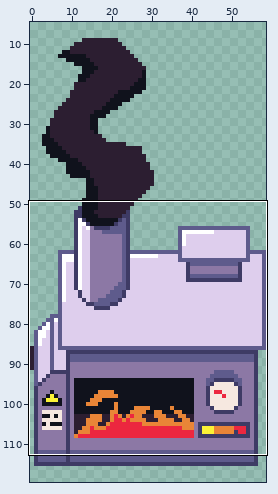
Pixel-art file: Incinerator/Incinerator.aseprite. The picture above shows the old version from afar; the outline marks the close-up.
Close-up. The starting point:
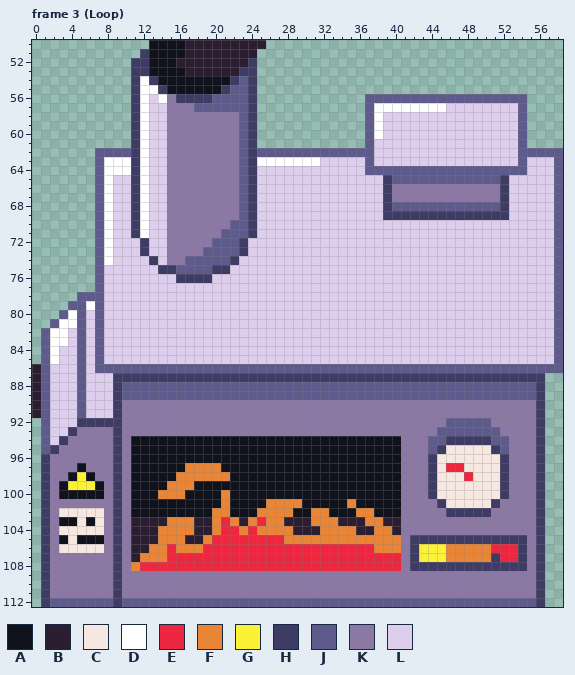
59x124 pixels, 10 frames. Shown: frame 3 (Loop): x 0..58, y 50..112. The wide view leaves out empty margins. The commit also changed other frames or places, which this record leaves out.
Visible layers, top first: "Smoke", "Fire", "Meter", "Dial", "Hatch", "Base".
Palette (. is transparent): A #10121c  B #2c1e31  C #f6e8e0  D #ffffff  E #ec273f  F #e98537  G #fbf236  H #3e3b65  J #5e5b8c  K #8c78a5  L #deceed
Pixels before, frame 3 (Loop) (only the part around the change), first column x 0:
 50 .............AAAABBBBBBBBB.................................
 51 ............HAAAABBBBBBBB..................................
 52 ...........HHAAABBBBBBBBH..................................
 53 ...........HHAAAABBBBBBHH..................................
 54 ...........HDHAAAAAAAAHJH..................................
 55 ...........HDDHAAAAAAHJJH..................................
 56 ...........HDLDKHHHHJJJJH............JJJJJJJJJJJJJJJJJJ....
 57 ...........HDLLKKKJJJJJJH............JDDDDDDDDLLLLLLLLJ....
 58 ...........HDLLKKKKKKKKJH............JDLLLLLLLLLLLLLLLJ....
 59 ...........HDLLKKKKKKKKJH............JDLLLLLLLLLLLLLLLJ....
 60 ...........HDLLKKKKKKKKJH............JDLLLLLLLLLLLLLLLJ....
 61 ...........HDLLKKKKKKKKJH............JLLLLLLLLLLLLLLLLJ....
 62 .......JJJJHDLLKKKKKKKKJHJJJJJJJJJJJJJLLLLLLLLLLLLLLLLJJJJJ
 63 .......JDDDHDLLKKKKKKKKJHDDDDDDDLLLLLJLLLLLLLLLLLLLLLLJLLLJ
 64 .......JDDDHDLLKKKKKKKKJHLLLLLLLLLLLLJJJJJJJJJJJJJJJJJJLLLJ
 65 .......JDLLHDLLKKKKKKKKJHLLLLLLLLLLLLLLHJJJJJJJJJJJJHLLLLLJ
 66 .......JDLLHDLLKKKKKKKKJHLLLLLLLLLLLLLLHKKKKKKKKKKKKHLLLLLJ
 67 .......JDLLHDLLKKKKKKKKJHLLLLLLLLLLLLLLHKKKKKKKKKKKKHLLLLLJ
 68 .......JDLLHDLLKKKKKKKKJHLLLLLLLLLLLLLLHJJJJJJJJJJJJHLLLLLJ
 69 .......JDLLHDLLKKKKKKKKJHLLLLLLLLLLLLLLHHHHHHHHHHHHHHLLLLLJ
 70 .......JDLLHDLLKKKKKKKJJHLLLLLLLLLLLLLLLLLLLLLLLLLLLLLLLLLJ
 71 .......JDLLHDLLKKKKKKJJJHLLLLLLLLLLLLLLLLLLLLLLLLLLLLLLLLLJ
 72 .......JDLLLHLLKKKKKJJJHLLLLLLLLLLLLLLLLLLLLLLLLLLLLLLLLLLJ
 73 .......JDLLLHLLKKKKJJJJHLLLLLLLLLLLLLLLLLLLLLLLLLLLLLLLLLLJ
 74 .......JDLLLLHLKKJJJJJHLLLLLLLLLLLLLLLLLLLLLLLLLLLLLLLLLLLJ
 75 .......JLLLLLLHHJJJJHHLLLLLLLLLLLLLLLLLLLLLLLLLLLLLLLLLLLLJ
 76 .......JLLLLLLLLHHHHLLLLLLLLLLLLLLLLLLLLLLLLLLLLLLLLLLLLLLJ
 77 .......JLLLLLLLLLLLLLLLLLLLLLLLLLLLLLLLLLLLLLLLLLLLLLLLLLLJ
 78 .....JJJLLLLLLLLLLLLLLLLLLLLLLLLLLLLLLLLLLLLLLLLLLLLLLLLLLJ
 79 ....JJDJLLLLLLLLLLLLLLLLLLLLLLLLLLLLLLLLLLLLLLLLLLLLLLLLLLJ
 80 ...JDJLJLLLLLLLLLLLLLLLLLLLLLLLLLLLLLLLLLLLLLLLLLLLLLLLLLLJ
 81 ..JDDJLJLLLLLLLLLLLLLLLLLLLLLLLLLLLLLLLLLLLLLLLLLLLLLLLLLLJ
 82 .JDDLJLJLLLLLLLLLLLLLLLLLLLLLLLLLLLLLLLLLLLLLLLLLLLLLLLLLLJ
 83 .JDDLJLJLLLLLLLLLLLLLLLLLLLLLLLLLLLLLLLLLLLLLLLLLLLLLLLLLLJ
 84 .JDLLJLJLLLLLLLLLLLLLLLLLLLLLLLLLLLLLLLLLLLLLLLLLLLLLLLLLLJ
 85 .JDLLJLJLLLLLLLLLLLLLLLLLLLLLLLLLLLLLLLLLLLLLLLLLLLLLLLLLLJ
 86 BJLLLJLJJJJJJJJJJJJJJJJJJJJJJJJJJJJJJJJJJJJJJJJJJJJJJJJJJJJ
 87 BJLLLJLLLHHHHHHHHHHHHHHHHHHHHHHHHHHHHHHHHHHHHHHHHHHHHHHHH..
 88 BJLLLJLLLHJJJJJJJJJJJJJJJJJJJJJJJJJJJJJJJJJJJJJJJJJJJJJJH..
 89 BJLLLJLLLHJJJJJJJJJJJJJJJJJJJJJJJJJJJJJJJJJJJJJJJJJJJJJJH..
 90 BJLLLJLLLHKKKKKKKKKKKKKKKKKKKKKKKKKKKKKKKKKKKKKKKKKKKKKKH..
 91 BJLLLJLLLHKKKKKKKKKKKKKKKKKKKKKKKKKKKKKKKKKKKKKKKKKKKKKKH..
 92 .JLLLHHHHHKKKKKKKKKKKKKKKKKKKKKKKKKKKKKKKKKKKKJJJJJKKKKKH..
 93 .JLLHKKKKHKKKKKKKKKKKKKKKKKKKKKKKKKKKKKKKKKKKJJJJJJJKKKKH..
 94 .JLHKKKKKHKAAAAAAAAAAAAAAAAAAAAAAAAAAAAAAKKKJJHHHHHJJKKKH..
 95 .JHKKKKKKHKAAAAAAAAAAAAAAAAAAAAAAAAAAAAAAKKKJHCCCCCHJKKKH..
 96 .HKKKKKKKHKAAAAAAAAAAAAAAAAAAAAAAAAAAAAAAKKKHCCCCCCCHKKKH..
 97 .HKKKAKKKHKAAAAAAFFFFAAAAAAAAAAAAAAAAAAAAKKKHCEECCCCHKKKH..
 98 .HKKAGAKKHKAAAAAFFFFFFAAAAAAAAAAAAAAAAAAAKKKHCCCECCCHKKKH..
 99 .HKAGGGAKHKAAAAFFFAAAAAAAAAAAAAAAAAAAAAAAKKKHCCCCCCCHKKKH..
100 .HKAAAAAKHKAAAFFFAAAAFAAAAAAAAAAAAAAAAAAAKKKHCCCCCCCHKKKH..
101 .HKKKKKKKHKAAAAAAAAAAFAAAAFFFFAAAAAFAAAAAKKKKHCCCCCHKKKKH..
102 .HKCCCCCKHKAAAAAAAAAFFAAAFFFFAAFFAAAFFAAAKKKKKHHHHHKKKKKH..
103 .HKAACACKHKBBBBFFFBBFEFBFEFFBBBFFFBBBFFBBKKKKKKKKKKKKKKKH..
104 .HKCCCCCKHKBBBFFFFBBFEEFEFFFFBBBFFFFBBFFBKKKKKKKKKKKKKKKH..
105 .HKACAAAKHKBBBFFFBBFEEEEEEEEFFFFFFFFFFFFFKHHHHHHHHHHHHHKH..
106 .HKCCCCCKHKBBFFEFFFEEEEEEEEEEEEEEEEEEEFFFKHGGGFFFFFEEEHKH..
107 .HKKKKKKKHKBFFFEEEEEEEEEEEEEEEEEEEEEEEEEEKHGGGFFFFFHEEHKH..
108 .HKKKKKKKHKFEEEEEEEEEEEEEEEEEEEEEEEEEEEEEKHHHHHHHHHHHHHKH..
109 .HKKKKKKKHKKKKKKKKKKKKKKKKKKKKKKKKKKKKKKKKKKKKKKKKKKKKKKH..
110 .HKKKKKKKHKKKKKKKKKKKKKKKKKKKKKKKKKKKKKKKKKKKKKKKKKKKKKKH..
111 .HKKKKKKKHKKKKKKKKKKKKKKKKKKKKKKKKKKKKKKKKKKKKKKKKKKKKKKH..
112 .HJJJJJJJHJJJJJJJJJJJJJJJJJJJJJJJJJJJJJJJJJJJJJJJJJJJJJJH..
New version:
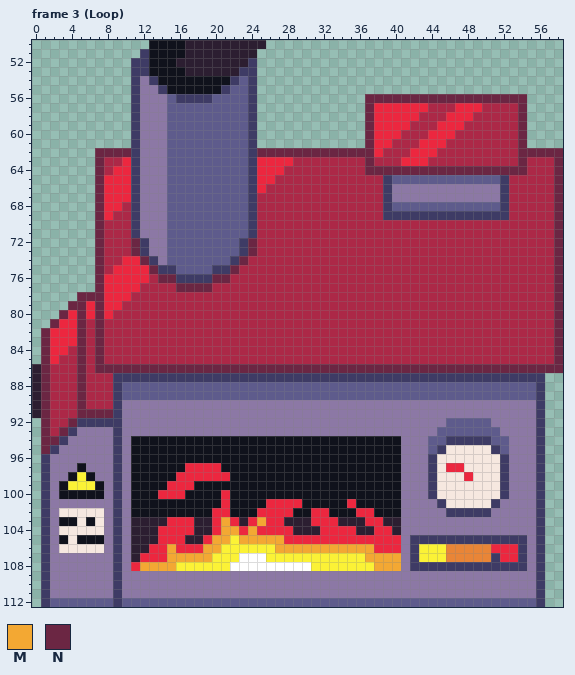
Colours new in this view: M #f3a833  N #6b2643
Edits made:
colour L: #deceed -> #ac2847
Frame 3 (Loop), layers "Fire", "Base":
y 54: x 12 D -> K
y 55: x 12..13 DD -> KK
y 56: x 12..15 DLDK -> KKKJ; x 37..54 JJJJJJJJJJJJJJJJJJ -> NNNNNNNNNNNNNNNNNN
y 57: x 12..17 DLLKKK -> KKKJJJ; x 37..45 JDDDDDDDD -> NEEEEEELL; x 47..49 LLL -> EEE; x 54 J -> N
y 58: x 12..22 DLLKKKKKKKK -> KKKJJJJJJJJ; x 37..42 JDLLLL -> NEEEEE; x 46..48 LLL -> EEE; x 54 J -> N
y 59: x 12..22 DLLKKKKKKKK -> KKKJJJJJJJJ; x 37..41 JDLLL -> NEEEE; x 45..47 LLL -> EEE; x 54 J -> N
y 60: x 12..22 DLLKKKKKKKK -> KKKJJJJJJJJ; x 37..40 JDLL -> NEEE; x 44..46 LLL -> EEE; x 54 J -> N
y 61: x 12..22 DLLKKKKKKKK -> KKKJJJJJJJJ; x 37..39 JLL -> NEE; x 43..45 LLL -> EEE; x 54 J -> N
y 62: x 7..10 JJJJ -> NNNN; x 12..22 DLLKKKKKKKK -> KKKJJJJJJJJ; x 25..38 JJJJJJJJJJJJJL -> NNNNNNNNNNNNNE; x 42..44 LLL -> EEE; x 54..58 JJJJJ -> NNNNN
y 63: x 7..10 JDDD -> NLLE; x 12..22 DLLKKKKKKKK -> KKKJJJJJJJJ; x 25..31 DDDDDDD -> EEEELLL; x 37 J -> N; x 41..43 LLL -> EEE; x 54 J -> N; x 58 J -> N
y 64: x 7..10 JDDD -> NLEE; x 12..22 DLLKKKKKKKK -> KKKJJJJJJJJ; x 25..27 LLL -> EEE; x 37..54 JJJJJJJJJJJJJJJJJJ -> NNNNNNNNNNNNNNNNNN; x 58 J -> N
y 65: x 7..10 JDLL -> NEEE; x 12..22 DLLKKKKKKKK -> KKKJJJJJJJJ; x 25..26 LL -> EE; x 58 J -> N
y 66: x 7..10 JDLL -> NEEE; x 12..22 DLLKKKKKKKK -> KKKJJJJJJJJ; x 25 L -> E; x 58 J -> N
y 67: x 7..10 JDLL -> NEEE; x 12..22 DLLKKKKKKKK -> KKKJJJJJJJJ; x 58 J -> N
y 68: x 7..9 JDL -> NEE; x 12..22 DLLKKKKKKKK -> KKKJJJJJJJJ; x 58 J -> N
y 69: x 7..8 JD -> NE; x 12..22 DLLKKKKKKKK -> KKKJJJJJJJJ; x 58 J -> N
y 70: x 7..8 JD -> NL; x 12..21 DLLKKKKKKK -> KKKJJJJJJJ; x 58 J -> N
y 71: x 7..8 JD -> NL; x 12..20 DLLKKKKKK -> KKKJJJJJJ; x 58 J -> N
y 72: x 7..8 JD -> NL; x 11 L -> N; x 13..19 LLKKKKK -> KKJJJJJ; x 24 L -> N; x 58 J -> N
y 73: x 7..8 JD -> NL; x 11 L -> N; x 13..18 LLKKKK -> KKJJJJ; x 24 L -> N; x 58 J -> N
y 74: x 7..8 JD -> NL; x 10..12 LLL -> EEN; x 14..16 LKK -> KJJ; x 23 L -> N; x 58 J -> N
y 75: x 7 J -> N; x 9..13 LLLLL -> EEEEN; x 22 L -> N; x 58 J -> N
y 76: x 7..12 JLLLLL -> NEEEEE; x 14..15 LL -> NN; x 20..21 LL -> NN; x 58 J -> N
y 77: x 7..11 JLLLL -> NEEEE; x 16..19 LLLL -> NNNN; x 58 J -> N
y 78: x 5..10 JJJLLL -> NNNEEE; x 58 J -> N
y 79: x 4..9 JJDJLL -> NNENEE; x 58 J -> N
y 80: x 3..8 JDJLJL -> NENENE; x 58 J -> N
y 81: x 2..5 JDDJ -> NEEN; x 7 J -> N; x 58 J -> N
y 82..83: x 1..5 JDDLJ -> NEEEN; x 7 J -> N; x 58 J -> N
y 84: x 1..3 JDL -> NEE; x 5 J -> N; x 7 J -> N; x 58 J -> N
y 85: x 1..2 JD -> NE; x 5 J -> N; x 7 J -> N; x 58 J -> N
y 86: x 1 J -> N; x 5 J -> N; x 7..58 JJJJJJJJJJJJJJJJJJJJJJJJJJJJJJJJJJJJJJJJJJJJJJJJJJJJ -> NNNNNNNNNNNNNNNNNNNNNNNNNNNNNNNNNNNNNNNNNNNNNNNNNNNN
y 87..90: x 1 J -> N; x 5 J -> N
y 91: x 1 J -> N; x 5..8 JLLL -> NNNN
y 92: x 1 J -> N; x 4 L -> N
y 93: x 1 J -> N; x 3 L -> N
y 94: x 1..2 JL -> NN
y 95: x 1 J -> N
y 97: x 17..20 FFFF -> EEEE
y 98: x 16..21 FFFFFF -> EEEEEE
y 99: x 15..17 FFF -> EEE
y 100: x 14..16 FFF -> EEE; x 21 F -> E
y 101: x 21 F -> E; x 26..29 FFFF -> EEEE; x 35 F -> E
y 102: x 20..21 FF -> EE; x 25..28 FFFF -> EEEE; x 31..32 FF -> EE; x 36..37 FF -> EE
y 103: x 15..17 FFF -> EEE; x 20..22 FEF -> EME; x 24..27 FEFF -> EMEE; x 31..33 FFF -> EEE; x 37..38 FF -> EE
y 104: x 14..17 FFFF -> EEEE; x 20..28 FEEFEFFFF -> EMMEMEEEE; x 32..35 FFFF -> EEEE; x 38..39 FF -> EE
y 105: x 14..16 FFF -> EEE; x 19..40 FEEEEEEEEFFFFFFFFFFFFF -> EMMGMMMMMEEEEEEEEEEEEE
y 106: x 13..40 FFEFFFEEEEEEEEEEEEEEEEEEEFFF -> EEMEEEMMGGGGGGMMMMMMMMMMMEEE
y 107: x 12..40 FFFEEEEEEEEEEEEEEEEEEEEEEEEEE -> EEEMMMMMGGGDDDGGGGGGGGGGGMMMM
y 108: x 11..40 FEEEEEEEEEEEEEEEEEEEEEEEEEEEEE -> EMMMMGGGGGGDDDDDDDDDGGGGGGGMMM
